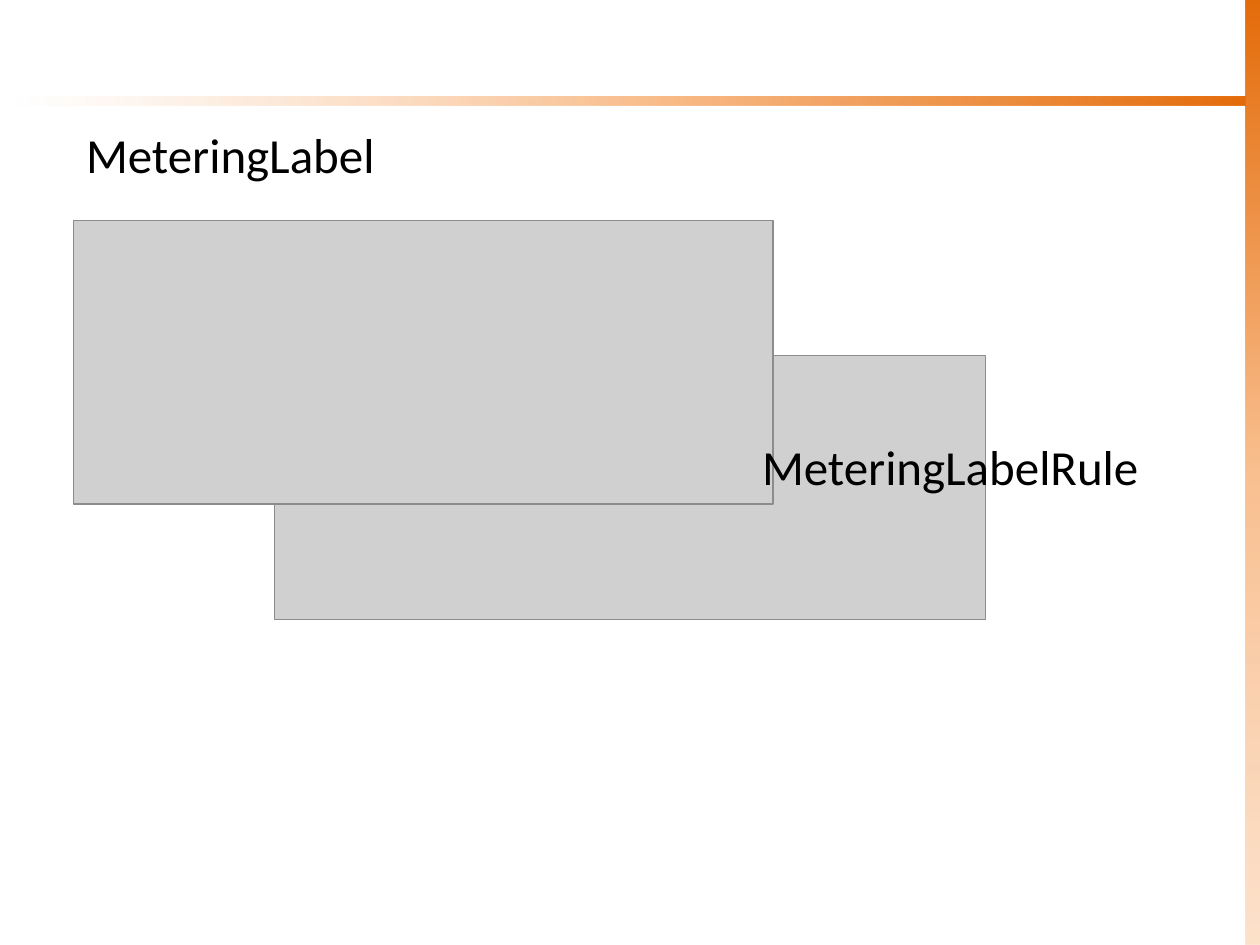
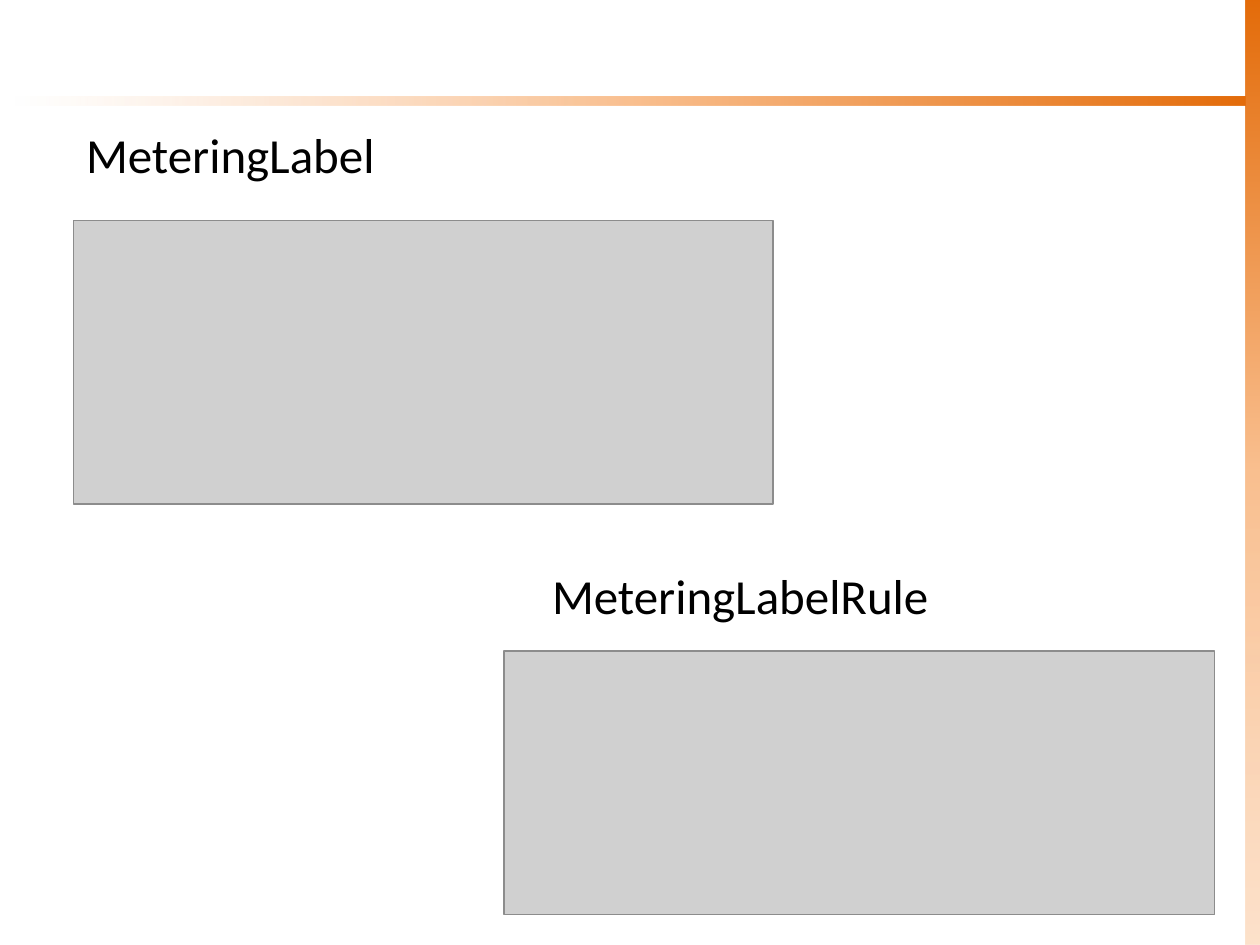
Before and after one commit to sknrao/openstack-neutron-revengg, a slide deck: slide 35 of OS-Neutron-DB.pptx (slide 36 before the commit). Drawn at 1260x945 pixels with LibreOffice and Linux fonts; fonts in the diff are those of the drawing; grey boxes stand for pictures. Boxes give left, top, right and bottom in pixels: in the first picture for what was removed or moved away, otherwise in the second. Text is boxed around its words. In the diff, an @@ line names an element or a change of style, - is before the commit and + after.

```diff
--- a/OS-Neutron-DB.pptx
+++ b/OS-Neutron-DB.pptx
@@ text "MeteringLabelRule" rewrapped from (762,445,1138,497) to (552,580,928,623) @@
@@ picture: place and size @@
-picture at (275,355,985,619)
+picture at (504,651,1215,915)
```
Also in this commit, not shown: 2 other slides changed, 1 slide removed, 3 other files.
